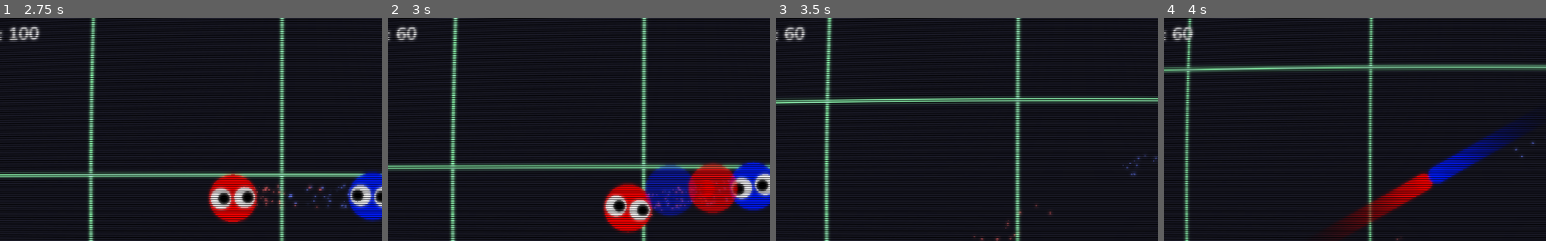
Above: before the commit, frames 1-4 (left to right).
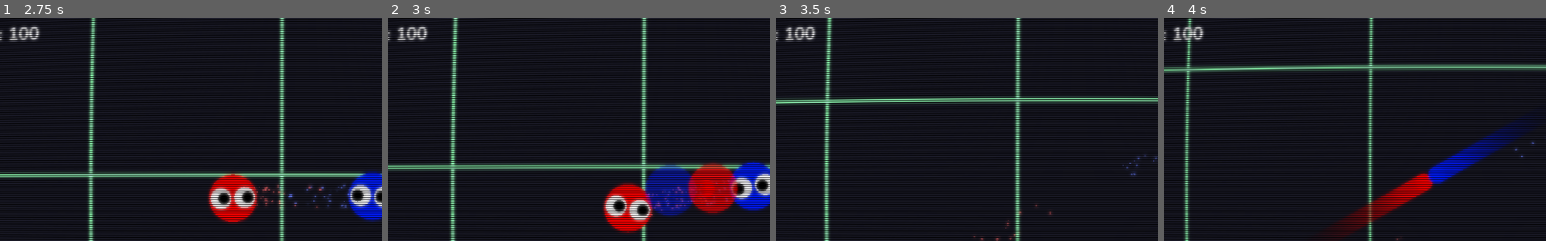
Above: after the commit, the same moments.

Repository: thomas-armena/crossfire
Game: Godot game, scene res://Scenes/MainMenu/MainMenu.tscn
The game is run twice, just before and just after one commit, with the same random seed, the same clock (stepped at 60 frames per second) and the same inputs.
Inputs (mouse positions are % of the whole screen's width and height, from its top left):
- Up to frame 1 (2.75 s): click "Press SPACE to play" at 0.5 s; click "Press SPACE to play" at 1.25 s; move the mouse to (72, 45) at 2.02 s; hold D (p1_move_right) from 2.03 s (still down); tap Space (p1_shoot) at 2.1 s; click (72, 45) at 2.17 s
- Up to frame 2 (3 s): move the mouse to (30, 55) at 2.77 s; release D (p1_move_right) at 2.78 s; hold S (p1_move_down) from 2.78 s (still down); tap Space (p1_shoot) at 2.85 s
- Up to frame 3 (3.5 s): keep holding S (p1_move_down)
- Up to frame 4 (4 s): move the mouse to (60, 28) at 3.52 s; release S (p1_move_down) at 3.53 s; hold D (p1_move_right) from 3.53 s (still down); tap Space (p1_shoot) at 3.6 s
The pictures show only the part of the screen within x 10-60%, y 10-60%; the shares and areas given below are measured in that part.

Frame 1 is identical in both runs. In frame 2, 0.3% of the frame differs, in the area x 2-11%, y 3-11%; in frame 3, 0.3%; in frame 4, 0.3%.

Commit message:
Added enemies attacking players

Diff:
--- a/Scenes/Bullet/Bullet.gd
+++ b/Scenes/Bullet/Bullet.gd
@@ -28,7 +28,6 @@
 
 func handle_collision(collision):
 	die()
-
 	collision.collider.entity.impulse_by_angle(direction,10000)
 	collision.collider.entity.damage(20)
 
--- a/Scenes/Enemies/EnemyBasic.gd
+++ b/Scenes/Enemies/EnemyBasic.gd
@@ -3,6 +3,7 @@
 onready var entity = get_node("Entity")
 onready var view_width = get_viewport_rect().size.x
 onready var view_height = get_viewport_rect().size.y
+onready var type = "enemy"
 
 var rng = RandomNumberGenerator.new()
 var target = Vector2()
--- a/Scenes/Enemies/EnemyDash.gd
+++ b/Scenes/Enemies/EnemyDash.gd
@@ -5,6 +5,7 @@
 
 onready var entity = get_node("Entity")
 onready var target = get_node(target_player)
+onready var type = "enemy"
 
 export (float) var speed = 30000
 export (float) var dash_time = 2
--- a/Scenes/Entity.gd
+++ b/Scenes/Entity.gd
@@ -4,6 +4,9 @@
 
 export (bool) var auto_rotate = true
 export (bool) var wall = false
+
+enum TYPE { player, enemy, wall }
+export (TYPE) var type = TYPE.enemy
 
 export (float) var hp = 50
 export (float) var dmg = 1
@@ -36,7 +39,9 @@
 func _physics_process(delta):
 	if wall: return
 	velocity += acceleration * delta
-	get_parent().move(velocity * delta)
+	var collision = get_parent().move_and_collide(velocity * delta)
+	if collision && get_parent().has_method("handle_collision"):
+		get_parent().handle_collision(collision)
 	if (auto_rotate):
 		get_parent().rotation = velocity.angle()
 
--- a/Scenes/MainMenu/MainMenu.tscn
+++ b/Scenes/MainMenu/MainMenu.tscn
@@ -81,4 +81,5 @@
 position = Vector2( 510.752, 593.946 )
 rotation = 1.5708
 scale = Vector2( 1, 60 )
+
 [connection signal="pressed" from="Button" to="." method="_on_Button_pressed"]
--- a/Scenes/Players/Player/Player.gd
+++ b/Scenes/Players/Player/Player.gd
@@ -22,6 +22,9 @@
 onready var right_eye = get_node("Face/RightEye")
 onready var target_player = get_node(target_player_path)
 onready var game_state = get_node("/root/GameState")
+onready var hit_cooldown = get_node("HitCooldown")
+
+var in_hit_cooldown = false
 
 func _ready():
 	var circle = get_node("Circle")
@@ -69,13 +72,28 @@
 	bullet.set_color(color)
 	entity.impulse(position-vector, 5000)
 
-func handle_damage(amount):
-	game_state.health = max(0, game_state.health - amount)
+func handle_collision(collision):
+	if !("type" in collision.collider and collision.collider.type == "enemy"): return
+	var angle = (collision.normal).angle()
+	entity.impulse_by_angle(angle, 10000)
+	if in_hit_cooldown: return
+	in_hit_cooldown = true
+	hit_cooldown.start()
+	game_state.health = max(0, game_state.health - 20)
 	if game_state.health <= 0 and !god_mode:
 		get_tree().change_scene("res://Scenes/GameOver/GameOver.tscn")
+
+func handle_damage(amount):
+	pass
+	#game_state.health = max(0, game_state.health - amount)
+	#if game_state.health <= 0 and !god_mode:
+	#	get_tree().change_scene("res://Scenes/GameOver/GameOver.tscn")
 
 func move(velocity):
 	move_and_collide(velocity)
 
 func handle_death():
 	pass
+
+func _on_HitCooldown_timeout():
+	in_hit_cooldown = false
--- a/Scenes/Players/Player/Player.tscn
+++ b/Scenes/Players/Player/Player.tscn
@@ -45,3 +45,7 @@
 scale_amount = 3.0
 scale_amount_random = 1.0
 script = ExtResource( 5 )
+
+[node name="HitCooldown" type="Timer" parent="."]
+
+[connection signal="timeout" from="HitCooldown" to="." method="_on_HitCooldown_timeout"]
